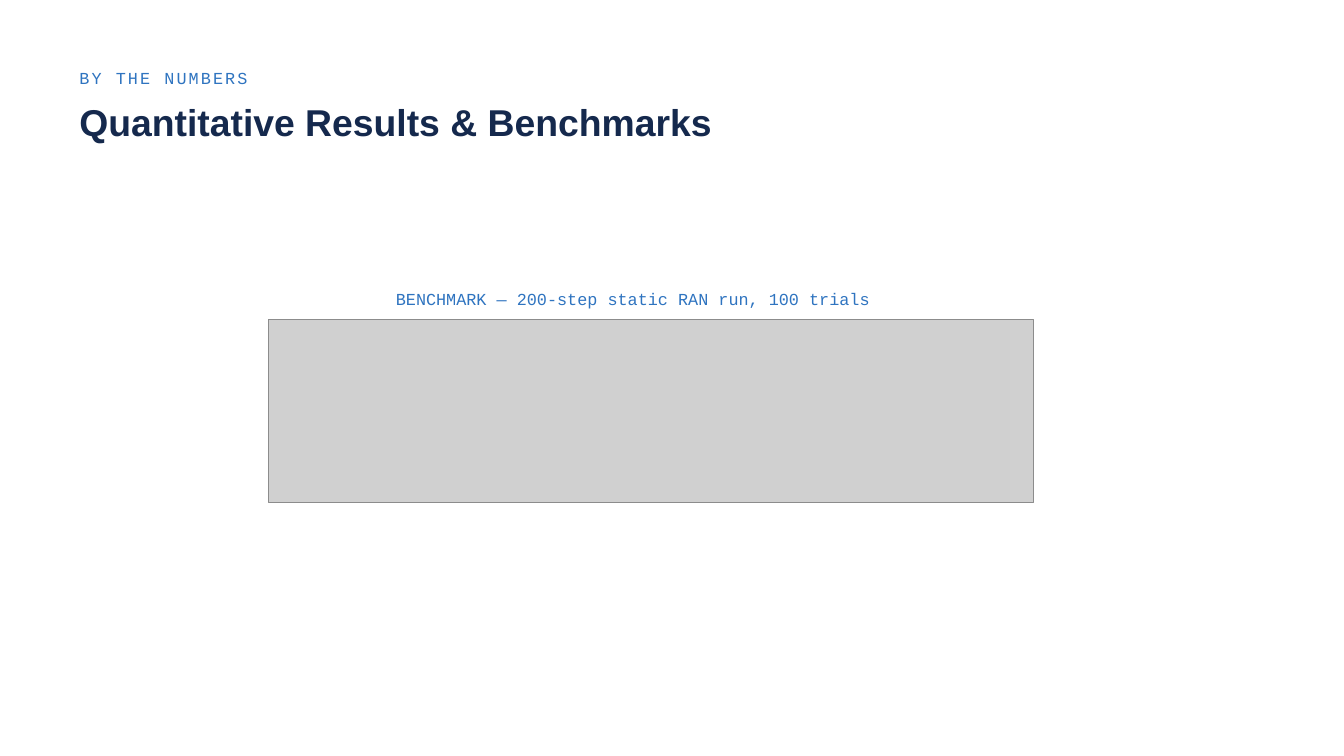
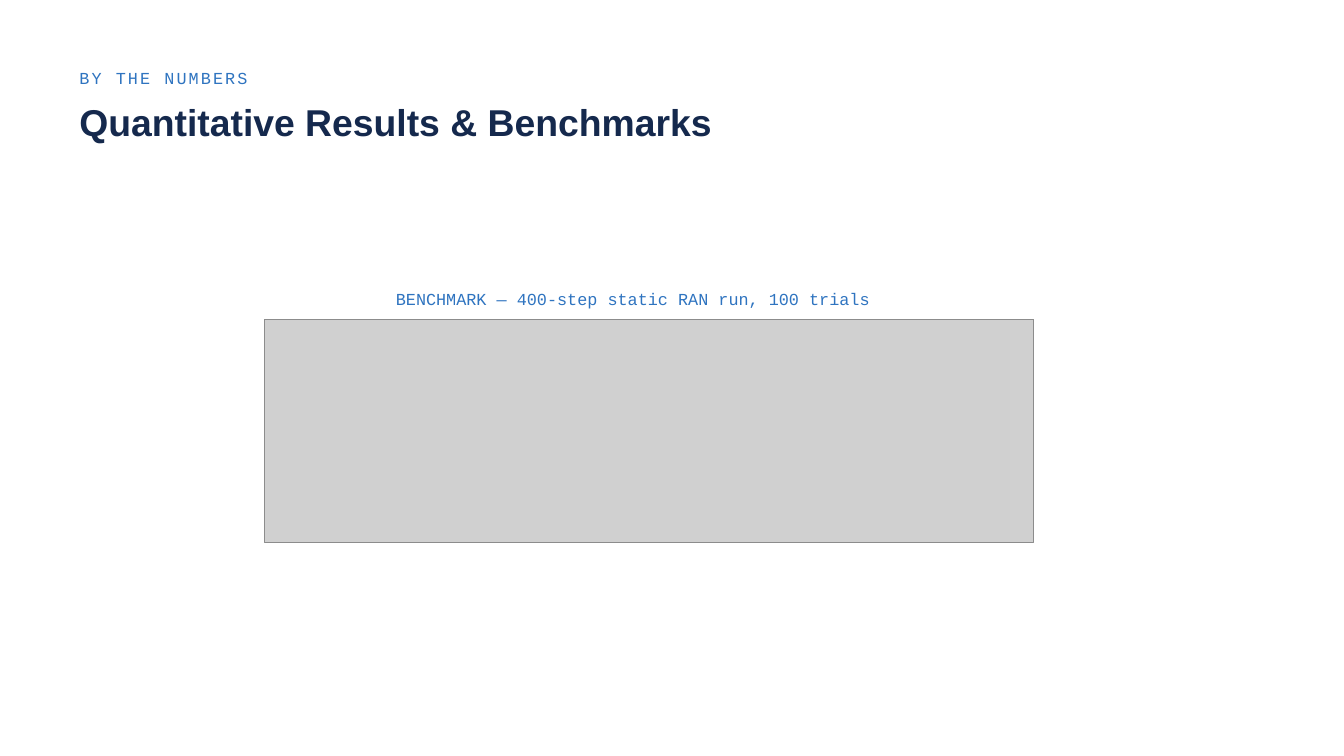
Before and after one commit to noah-ginzburg/RANController, a slide deck: slide 11 of RAN/RAN_Progress/Research_internship_presentation.odp (slide 12 before the commit). Drawn at 1344x756 pixels with LibreOffice and Linux fonts; fonts in the diff are those of the drawing; grey boxes stand for pictures. Boxes give left, top, right and bottom in pixels: in the first picture for what was removed or moved away, otherwise in the second. Text is boxed around its words. In the diff, an @@ line names an element or a change of style, - is before the commit and + after.

```diff
--- a/RAN/RAN_Progress/Research_internship_presentation.odp
+++ b/RAN/RAN_Progress/Research_internship_presentation.odp
@@ text at (x1=396, y1=293, x2=869, y2=309): text changed @@
-BENCHMARK — 200-step static RAN run, 100 trials
+BENCHMARK — 400-step static RAN run, 100 trials
@@ picture added at (x1=265, y1=319, x2=1034, y2=543) @@
```
Also in this commit, not shown: 8 other slides changed, 1 slide added, 2 slides removed, 9 other files.
